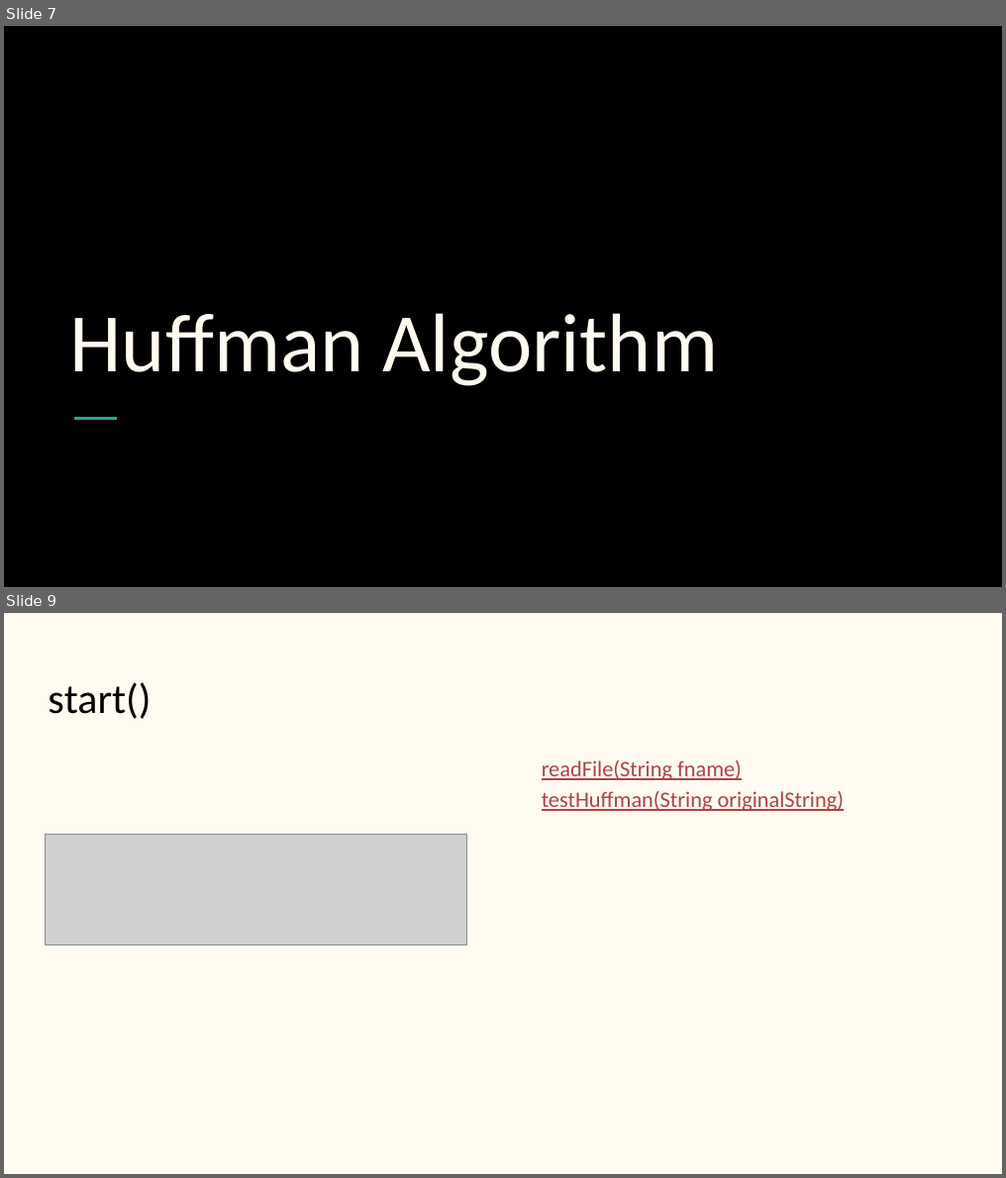
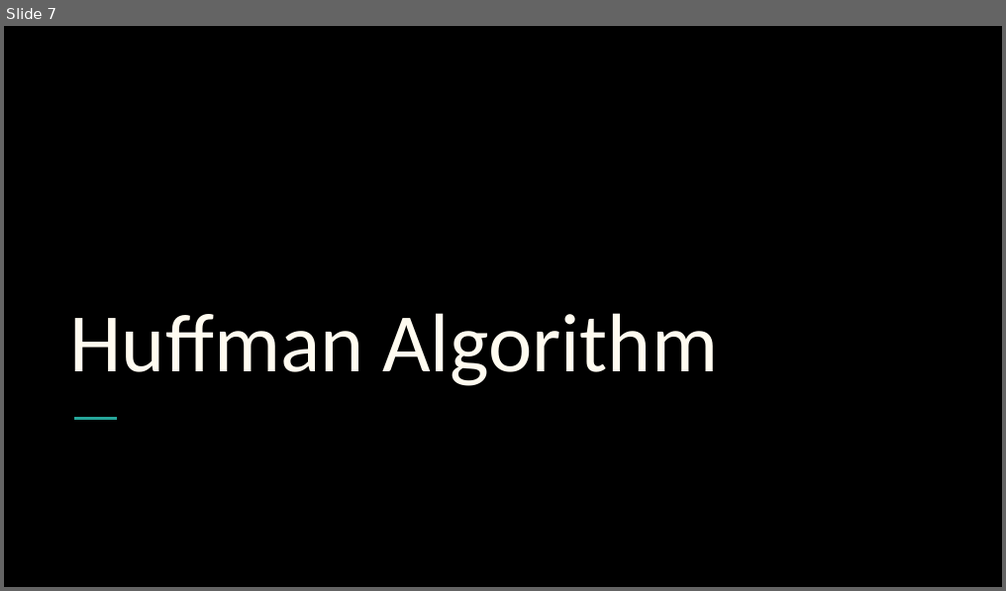
Before and after one commit to mufaddalnaya/Data-Compression, a slide deck: Data Compression.pptx. Shown one above the other, each under a label of ours: slides 7 and 9 before the commit, slide 7 after it; the slides between them are not shown. The pictures are 1006x1178 and 1006x591 pixels, drawn with LibreOffice and Linux fonts; fonts in the diff are those of the drawing; grey boxes stand for pictures. Boxes give left, top, right and bottom in pixels: in the first picture for what was removed or moved away, otherwise in the second. Text is boxed around its words. In the diff, an @@ line names an element or a change of style, - is before the commit and + after.

Commit message:
Review II - Adaptive Huffman Algorithm

```diff
--- a/Data Compression.pptx
+++ b/Data Compression.pptx
@@ slide 9 removed at bbox=[4, 613, 1002, 1174], background #FFFBF0 @@
@@ title removed at bbox=[48, 682, 151, 719] @@
-start()
@@ text removed at bbox=[542, 761, 844, 811] @@
-readFile(String fname)
-testHuffman(String originalString)
@@ picture removed at bbox=[46, 834, 467, 945] @@
```
Also in this commit, not shown: 1 slide changed, 3 slides added, 19 other slides removed, 45 other files.
